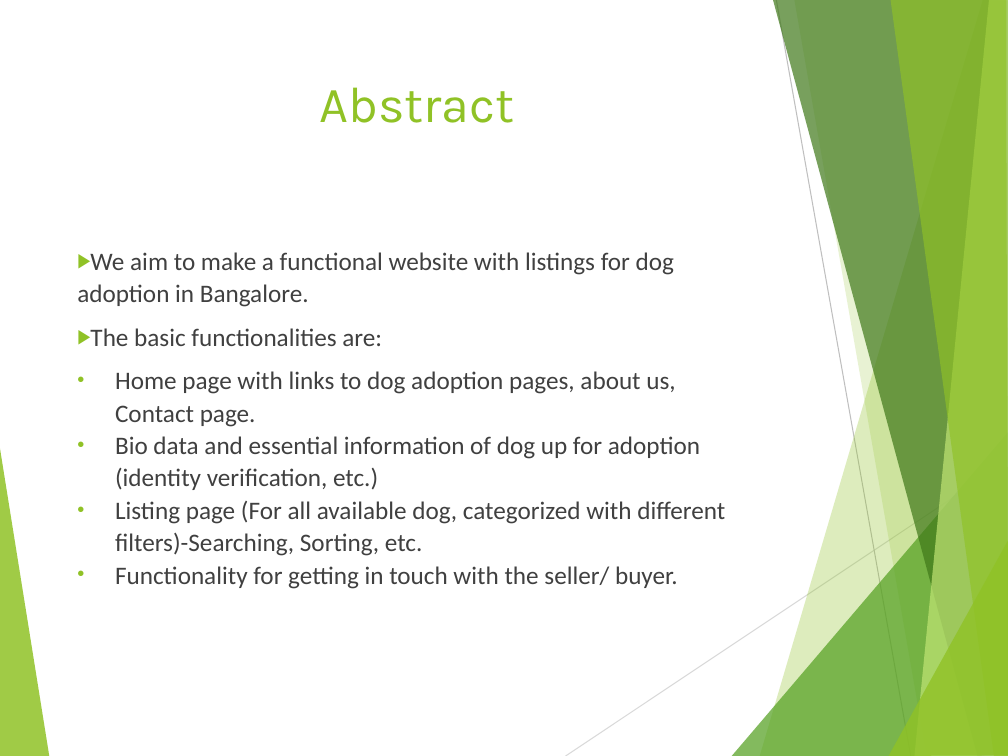
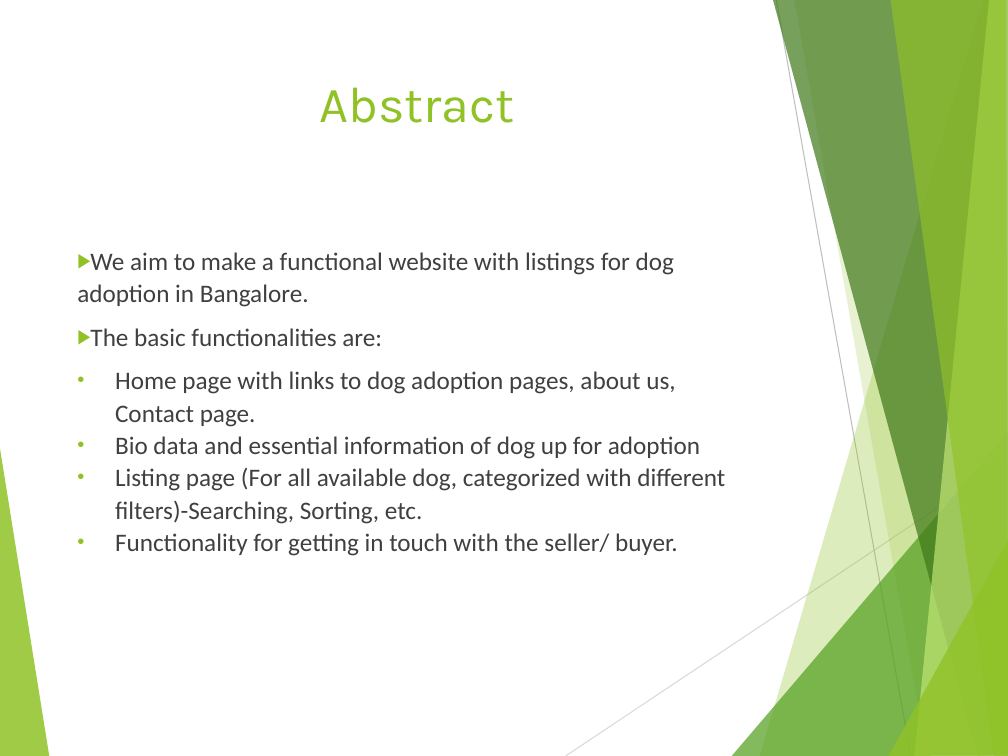
Before and after one commit to Sujith402/Assignment3-Web-Tech, a slide deck: slide 2 of UE19CS204_WT_Project_Report.pptx. Drawn at 1008x756 pixels with LibreOffice and Linux fonts; fonts in the diff are those of the drawing. Boxes give left, top, right and bottom in pixels: in the first picture for what was removed or moved away, otherwise in the second. Text is boxed around its words. In the diff, an @@ line names an element or a change of style, - is before the commit and + after.

```diff
--- a/UE19CS204_WT_Project_Report.pptx
+++ b/UE19CS204_WT_Project_Report.pptx
@@ text at <box>115,436,700,459</box>: text changed @@
-• Bio data and essential information of dog up for adoption (identity verification, etc.)
+• Bio data and essential information of dog up for adoption
```
Also in this commit, not shown: 1 other slide changed, 10 other files.
